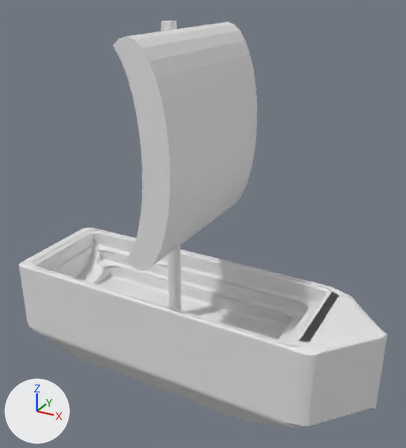
Renders of the glTF model archive/3d-blender/ship.glb from each side of a commit.
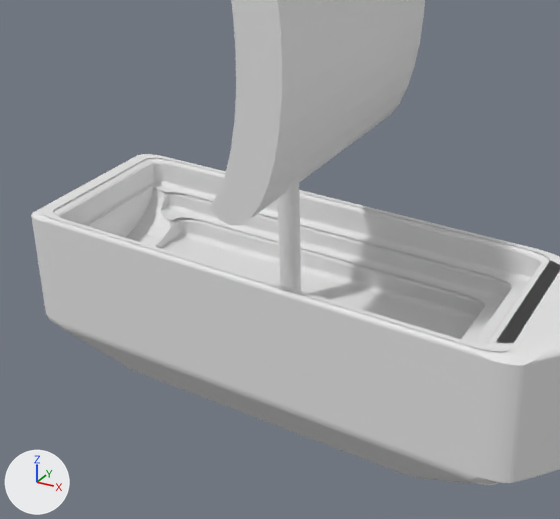
Old and new are each drawn whole from a 50 mm lens placed at (3.29, -5.25, 3.91), pointed at (0.38, 0.04, 1.27) and again close up on the part from 0% to 83% of the width and 30% to 100% of the height. Every picture has the same lights, and +X, +Y and +Z are marked at lower left. The older version's two pictures come first. Where no turn or scale is listed for an object, it has been applied to the vertices.
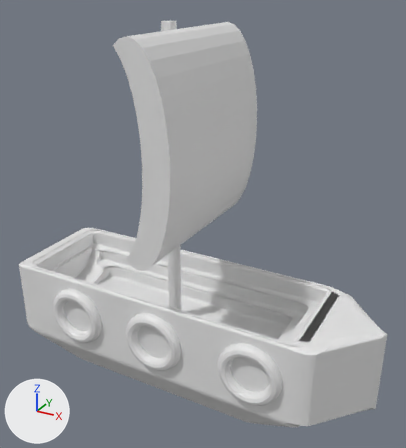
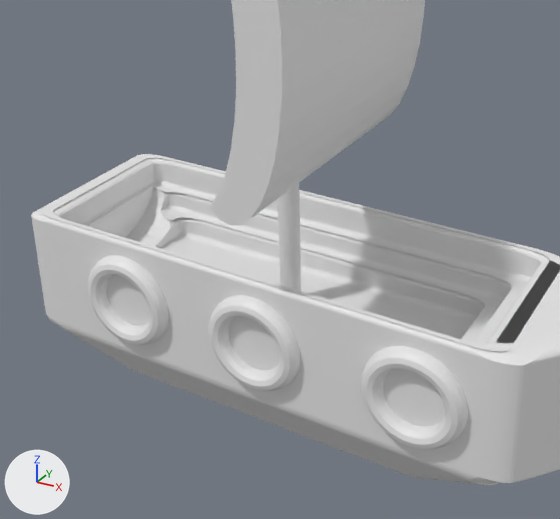
Commit message: update ship

Pixel boxes (x1, y1, x2, y2) of what changed, in the close-ups (560 x 519 px):
'Torus.003', added
    after: (361, 346, 468, 449)
'Torus.002', added
    after: (209, 295, 300, 391)
'Torus.001', added
    after: (88, 255, 169, 345)

What changed in the scene script:
```text
Add me_torus_003:
    me_torus_003.from_pydata(...)  # 576 vertices, 1152 faces; spans x -0.375..0.375, y -0.087..0.087, z -0.375..0.375
Add ob_torus_003:
    ob_torus_003 = bpy.data.objects.new('Torus.003', me_torus_003)
    ob_torus_003.location = (1.363, -0.705, 0.0)
Add ob_torus_002:
    ob_torus_002 = bpy.data.objects.new('Torus.002', me_torus_003.copy())
    ob_torus_002.location = (0.131, -0.705, 0.0)
Add ob_torus_001:
    ob_torus_001 = bpy.data.objects.new('Torus.001', me_torus_003.copy())
    ob_torus_001.location = (-1.011, -0.705, 0.0)
```
